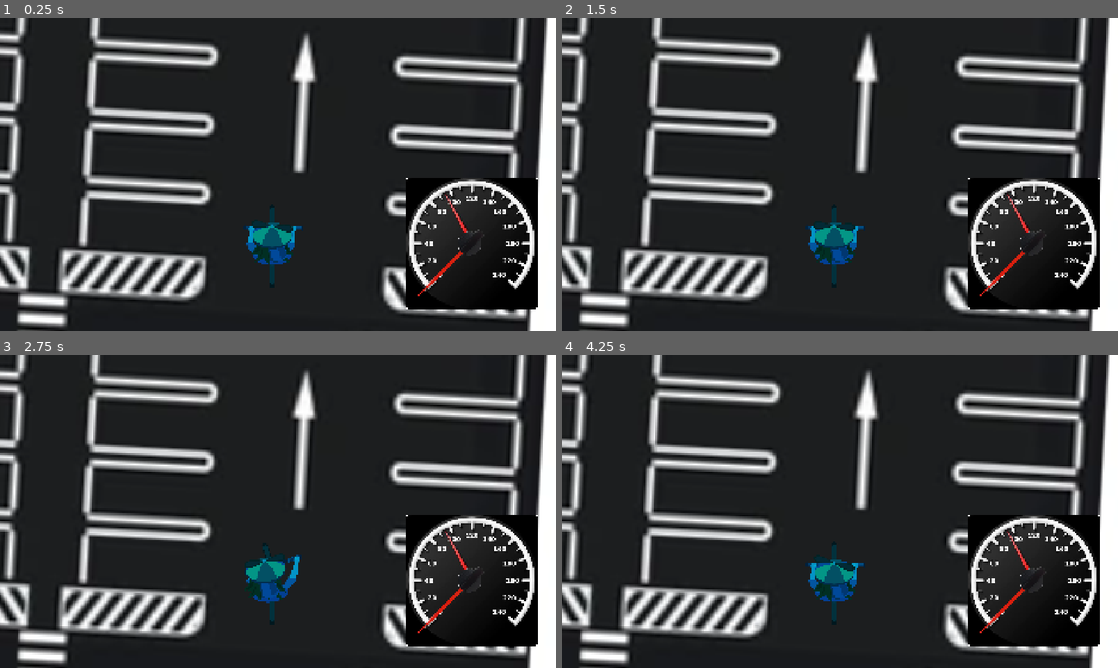
Above: before the commit, frames 1-4 (two rows, left to right).
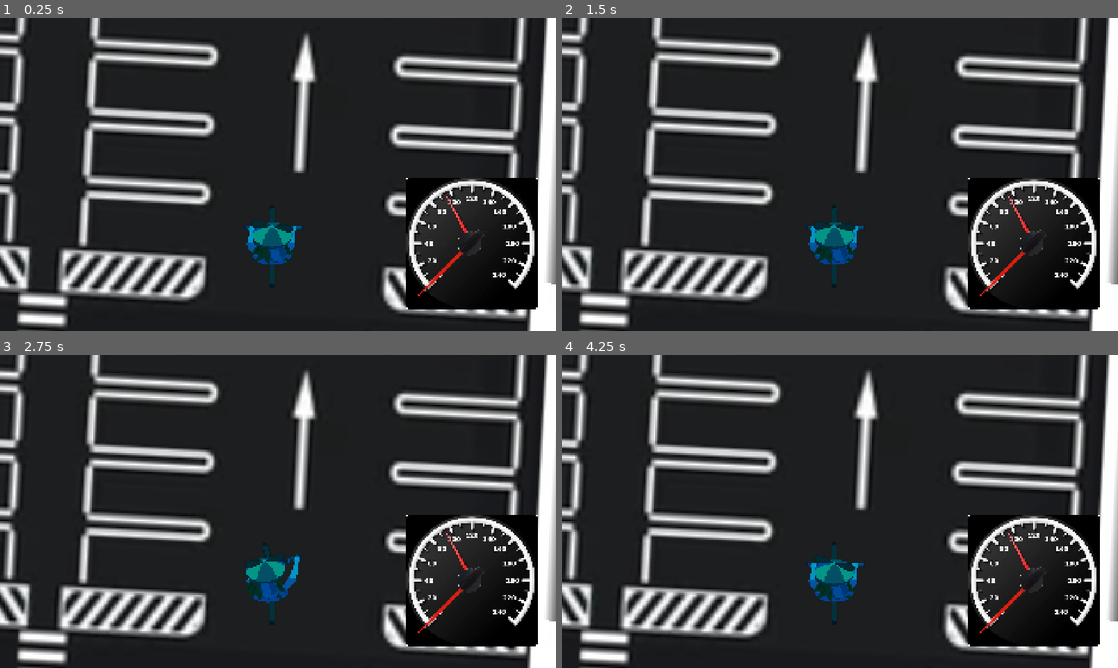
Above: after the commit, the same moments.

Repository: ioshY-k/ez-drivers-license
Game: Godot game, scene res://Levels/TestLevel.tscn
Two runs of this game, one before a commit and one after it. Both use one fixed random seed, a clock stepped at 60 frames per second and the inputs below.
Inputs (mouse positions are in pixels of both pictures, inside the frame that each line leads up to):
- Up to frame 1 (0.25 s): no input
- Up to frame 2 (1.5 s): move the mouse to (962, 158) at 0.52 s; tap Mouse wheel down (Accelerate) at 0.6 s; move the mouse to (728, 190) at 1.27 s; tap Mouse wheel up (Decelerate) at 1.35 s
- Up to frame 3 (2.75 s): tap Enter at 2 s; move the mouse to (333, 442) at 2.02 s; hold Right mouse button (TurnLeft) from 2.03 s (still down)
- Up to frame 4 (4.25 s): tap Space at 2.75 s; move the mouse to (812, 574) at 2.77 s; release Right mouse button (TurnLeft) at 2.78 s; click (812, 574) at 2.85 s; tap Enter at 3.5 s; move the mouse to (1006, 558) at 3.52 s; tap Mouse wheel down (Accelerate) at 3.6 s

The runs differ from the first frame. In frame 1, 0.5% of the frame differs, in the area x 98-100%, y 32-86%; in frame 2, 0.5%; in frame 3, 0.5%; in frame 4, 0.5%.

Commit message:
Create barrier

Diff:
--- a/Levels/TestLevel.tscn
+++ b/Levels/TestLevel.tscn
@@ -4,6 +4,7 @@
 [ext_resource type="Texture2D" uid="uid://66pbfdmjxr56" path="res://Resources/Parking lot.webp" id="1_uib4f"]
 [ext_resource type="PackedScene" uid="uid://be246vh2glg7k" path="res://Player/player.tscn" id="2_iqcmb"]
 [ext_resource type="PackedScene" uid="uid://cnk2mdvilya2w" path="res://Objects/pylon.tscn" id="3_y1yrn"]
+[ext_resource type="PackedScene" uid="uid://5d2a6ldsammw" path="res://Objects/barrier.tscn" id="5_2yvdw"]
 
 [node name="TestLevel" type="Node2D" unique_id=238132011]
 script = ExtResource("1_jyvk6")
@@ -19,10 +20,26 @@
 rotation = -4.7682395
 
 [node name="Pylon2" parent="." unique_id=1570670863 instance=ExtResource("3_y1yrn")]
-position = Vector2(1930, 452)
+position = Vector2(2805, 521)
 
 [node name="Pylon3" parent="." unique_id=406770589 instance=ExtResource("3_y1yrn")]
-position = Vector2(2702, 514)
+position = Vector2(4135, 514)
 
 [node name="Pylon4" parent="." unique_id=718796045 instance=ExtResource("3_y1yrn")]
-position = Vector2(3267, 367)
+position = Vector2(5234, 519)
+
+[node name="Barrier" parent="." unique_id=1505908857 instance=ExtResource("5_2yvdw")]
+position = Vector2(1070, 1850)
+rotation = -1.5707964
+
+[node name="Barrier2" parent="." unique_id=1055646237 instance=ExtResource("5_2yvdw")]
+position = Vector2(2388, 1850)
+rotation = -1.5707964
+
+[node name="Barrier3" parent="." unique_id=332296758 instance=ExtResource("5_2yvdw")]
+position = Vector2(3703, 1847)
+rotation = -1.5707964
+
+[node name="Barrier4" parent="." unique_id=1878571704 instance=ExtResource("5_2yvdw")]
+position = Vector2(4982, 1850)
+rotation = -1.5707964
--- /dev/null
+++ b/Objects/barrier.tscn
@@ -0,0 +1,27 @@
+[gd_scene format=3 uid="uid://5d2a6ldsammw"]
+
+[sub_resource type="Gradient" id="Gradient_aw8x7"]
+offsets = PackedFloat32Array(0, 0.39041096, 1)
+colors = PackedColorArray(0, 0, 0, 1, 0.071428575, 0.071428575, 0.071428575, 1, 1, 1, 1, 1)
+
+[sub_resource type="GradientTexture2D" id="GradientTexture2D_edw11"]
+gradient = SubResource("Gradient_aw8x7")
+fill_from = Vector2(0.2337884, 0)
+
+[sub_resource type="RectangleShape2D" id="RectangleShape2D_podkt"]
+size = Vector2(64, 321)
+
+[node name="Barrier" type="Node2D" unique_id=1505908857]
+
+[node name="Sprite2D" type="Sprite2D" parent="." unique_id=1295367154]
+position = Vector2(-6, 121.000015)
+scale = Vector2(2.983, 19.498)
+texture = SubResource("GradientTexture2D_edw11")
+
+[node name="StaticBody2D" type="StaticBody2D" parent="Sprite2D" unique_id=1940333186]
+position = Vector2(0, -25.659443)
+scale = Vector2(1, 0.19814241)
+
+[node name="CollisionShape2D" type="CollisionShape2D" parent="Sprite2D/StaticBody2D" unique_id=1031620668]
+position = Vector2(0, 129.5)
+shape = SubResource("RectangleShape2D_podkt")
